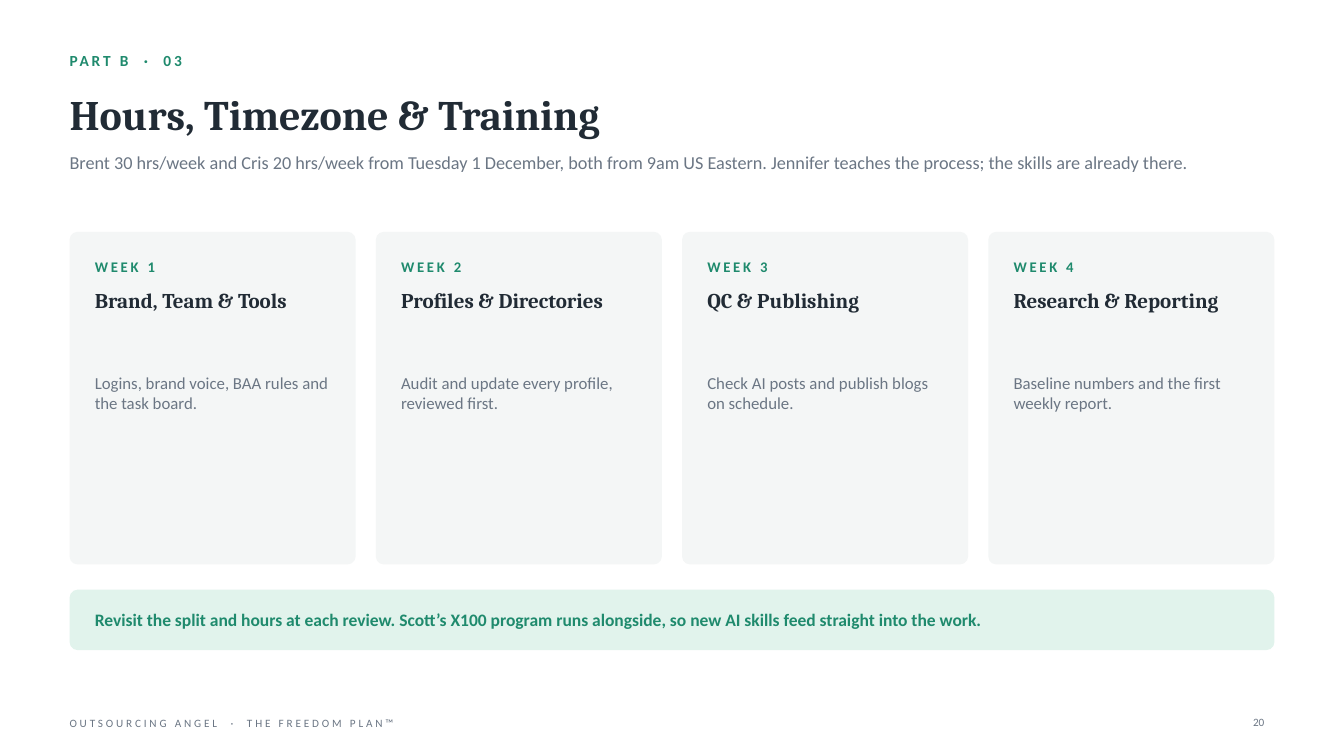
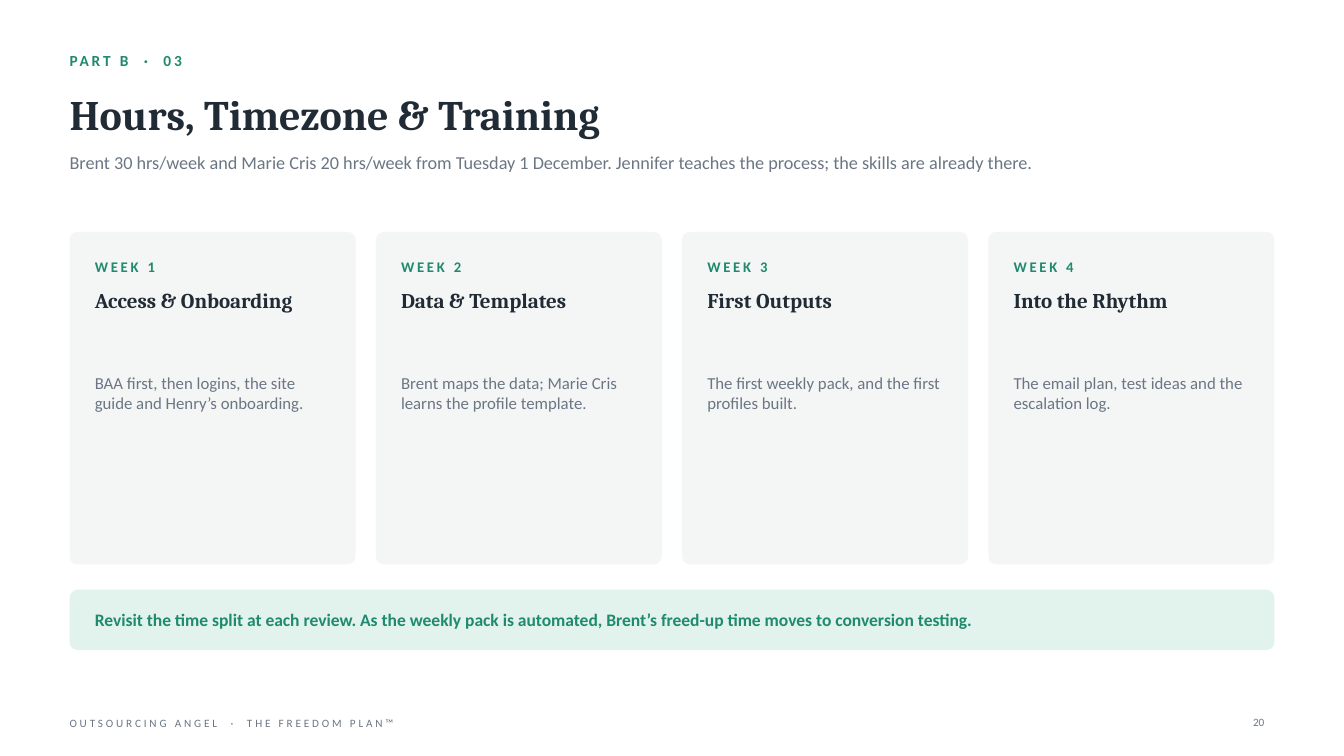
Before and after one commit to gail-gif/OA, a slide deck: slide 20 of Jennifer_Olivares_Freedom_Plan.pptx. Drawn at 1344x756 pixels with LibreOffice and Linux fonts; fonts in the diff are those of the drawing. Boxes give left, top, right and bottom in pixels: in the first picture for what was removed or moved away, otherwise in the second. Text is boxed around its words. In the diff, an @@ line names an element or a change of style, - is before the commit and + after.

```diff
--- a/Jennifer_Olivares_Freedom_Plan.pptx
+++ b/Jennifer_Olivares_Freedom_Plan.pptx
@@ text at [70, 156, 1032, 172]: text changed @@
-Brent 30 hrs/week and Cris 20 hrs/week from Tuesday 1 December, both from 9am US Eastern. Jennifer teaches the process; the skills are already there.
+Brent 30 hrs/week and Marie Cris 20 hrs/week from Tuesday 1 December. Jennifer teaches the process; the skills are already there.
@@ text at [95, 293, 292, 313]: text changed @@
-Brand, Team & Tools
+Access & Onboarding
@@ text at [401, 293, 566, 313]: text changed @@
-Profiles & Directories
+Data & Templates
@@ text at [707, 293, 832, 313]: text changed @@
-QC & Publishing
+First Outputs
@@ text at [1014, 293, 1167, 313]: text changed @@
-Research & Reporting
+Into the Rhythm
@@ text at [95, 377, 304, 412]: text changed @@
-Logins, brand voice, BAA rules and the task board.
+BAA first, then logins, the site guide and Henry’s onboarding.
@@ text at [401, 377, 617, 412]: text changed @@
-Audit and update every profile, reviewed first.
+Brent maps the data; Marie Cris learns the profile template.
@@ text at [707, 377, 939, 412]: text changed @@
-Check AI posts and publish blogs on schedule.
+The first weekly pack, and the first profiles built.
@@ text at [1014, 377, 1243, 412]: text changed @@
-Baseline numbers and the first weekly report.
+The email plan, test ideas and the escalation log.
@@ text at [95, 613, 972, 629]: text changed @@
-Revisit the split and hours at each review. Scott’s X100 program runs alongside, so new AI skills feed straight into the work.
+Revisit the time split at each review. As the weekly pack is automated, Brent’s freed-up time moves to conversion testing.
```
Also in this commit, not shown: 27 other slides changed, 6 other files.
